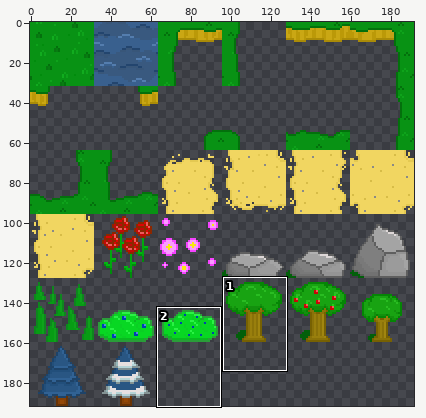
Edited in one commit: sprite sheet (images/plains_tileset.png). Above, an overview of the earlier version with the close-up marked.
Close-up. Earlier state:
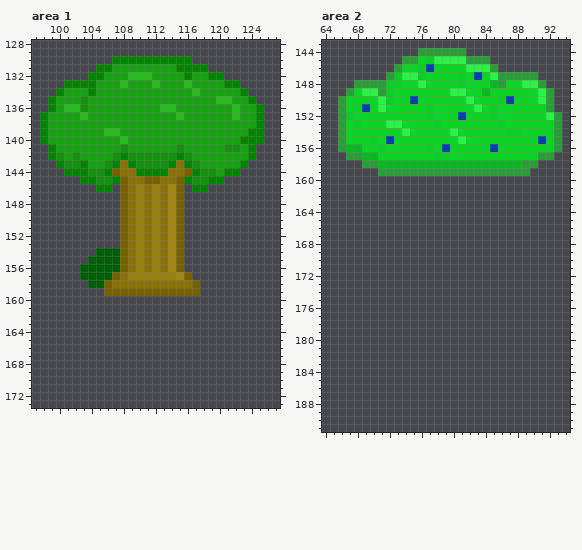
The file is 192x192 pixels. Colours within 5 levels of each other are drawn and written as one. Shown: area 1: x 97..127, y 128..173; area 2: x 64..94, y 143..191. The commit also changed other parts of the picture, which this record leaves out.
Once edited:
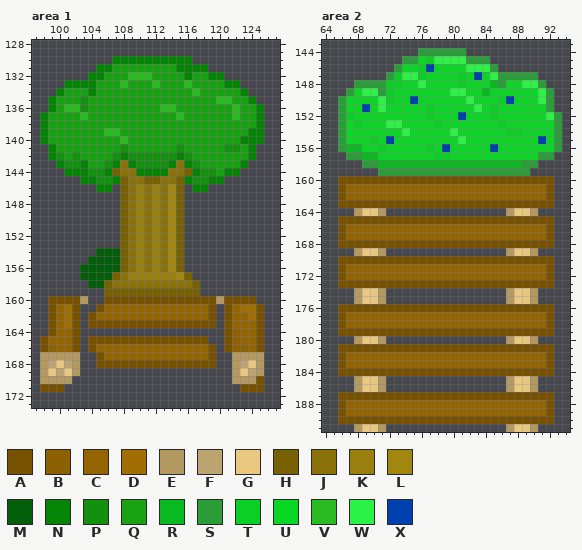
Palette (. is transparent): A #795200  B #8c6003  C #946400  D #a16e03  E #b39860  F #bda36f  G #eac77f  H #776102  J #8a7209  K #997f0d  L #a18610  M #025f0a  N #058505  P #13900d  Q #18a312  R #09b920  S #2a9d39  T #0acf24  U #08d723  V #29bd22  W #2af345  X #0041b0
Edits made:
Area 1:
y 160: x 99..103 ..... -> AAAAE; x 106..124 ................... -> AAAAAAAAAAAAAAEAAAA
y 161: x 99..102 .... -> ACDA; x 105..119 ............... -> ACCCCCCCCCCCCCA; x 121..125 ..... -> ACDDA
y 162: x 99..102 .... -> ACDA; x 104..119 ................ -> ACCCCCCCCCCCCCCA; x 121..125 ..... -> ACCDA
y 163: x 99..102 .... -> ACDA; x 104..119 ................ -> AAAAAAAAAAAAAAAA; x 121..125 ..... -> ACCCA
y 164: x 99..102 .... -> ACCA; x 121..125 ..... -> ABCCA
y 165: x 98..102 ..... -> ACCCA; x 104..118 ............... -> AAAAAAAAAAAAAAA; x 121..125 ..... -> ABCCA
y 166: x 98..102 ..... -> ABCCA; x 104..119 ................ -> ACCCCCCCCCCCCCCA; x 121..125 ..... -> ABBCA
y 167: x 98..102 ..... -> EEEEE; x 105..119 ............... -> ACCCCCCCCCCCCCA; x 122..125 .... -> EEEE
y 168: x 98..102 ..... -> EFGFE; x 105..119 ............... -> AAAAAAAAAAAAAAA; x 122..125 .... -> EFGE
y 169: x 98..102 ..... -> EGFGE; x 122..125 .... -> EGFE
y 170: x 98..101 .... -> EEEE; x 122..125 .... -> EEEA
y 171: x 98..100 ... -> AAA; x 123..125 ... -> AAA
Area 2:
y 160: x 66..92 ........................... -> AAAAAAAAAAAAAAAAAAAAAAAAAAA
y 161..162: x 66..92 ........................... -> ACCCCCCCCCCCCCCCCCCCCCCCCCA
y 163: x 66..92 ........................... -> AAAAAAAAAAAAAAAAAAAAAAAAAAA
y 164: x 68..71 .... -> EGGE; x 87..90 .... -> EGGE
y 165: x 66..92 ........................... -> AAAAAAAAAAAAAAAAAAAAAAAAAAA
y 166..167: x 66..92 ........................... -> ACCCCCCCCCCCCCCCCCCCCCCCCCA
y 168: x 66..92 ........................... -> AAAAAAAAAAAAAAAAAAAAAAAAAAA
y 169: x 68..71 .... -> EGGE; x 87..90 .... -> EGGE
y 170: x 66..92 ........................... -> AAAAAAAAAAAAAAAAAAAAAAAAAAA
y 171..172: x 66..92 ........................... -> ACCCCCCCCCCCCCCCCCCCCCCCCCA
y 173: x 66..92 ........................... -> AAAAAAAAAAAAAAAAAAAAAAAAAAA
y 174..175: x 68..71 .... -> EGGE; x 87..90 .... -> EGGE
y 176: x 66..92 ........................... -> AAAAAAAAAAAAAAAAAAAAAAAAAAA
y 177..178: x 66..92 ........................... -> ACCCCCCCCCCCCCCCCCCCCCCCCCA
y 179: x 66..92 ........................... -> AAAAAAAAAAAAAAAAAAAAAAAAAAA
y 180: x 68..71 .... -> EGGE; x 87..90 .... -> EGGE
y 181: x 66..92 ........................... -> AAAAAAAAAAAAAAAAAAAAAAAAAAA
y 182..183: x 66..92 ........................... -> ACCCCCCCCCCCCCCCCCCCCCCCCCA
y 184: x 66..92 ........................... -> AAAAAAAAAAAAAAAAAAAAAAAAAAA
y 185..186: x 68..71 .... -> EGGE; x 87..90 .... -> EGGE
y 187: x 66..92 ........................... -> AAAAAAAAAAAAAAAAAAAAAAAAAAA
y 188..189: x 66..92 ........................... -> ACCCCCCCCCCCCCCCCCCCCCCCCCA
y 190: x 66..92 ........................... -> AAAAAAAAAAAAAAAAAAAAAAAAAAA
y 191: x 68..71 .... -> EGGE; x 87..90 .... -> EGGE
Where, in picture pixels (left, top, right, bottom), the same in both close-ups:
added: (40, 296, 264, 392)
added: (338, 176, 554, 432)
